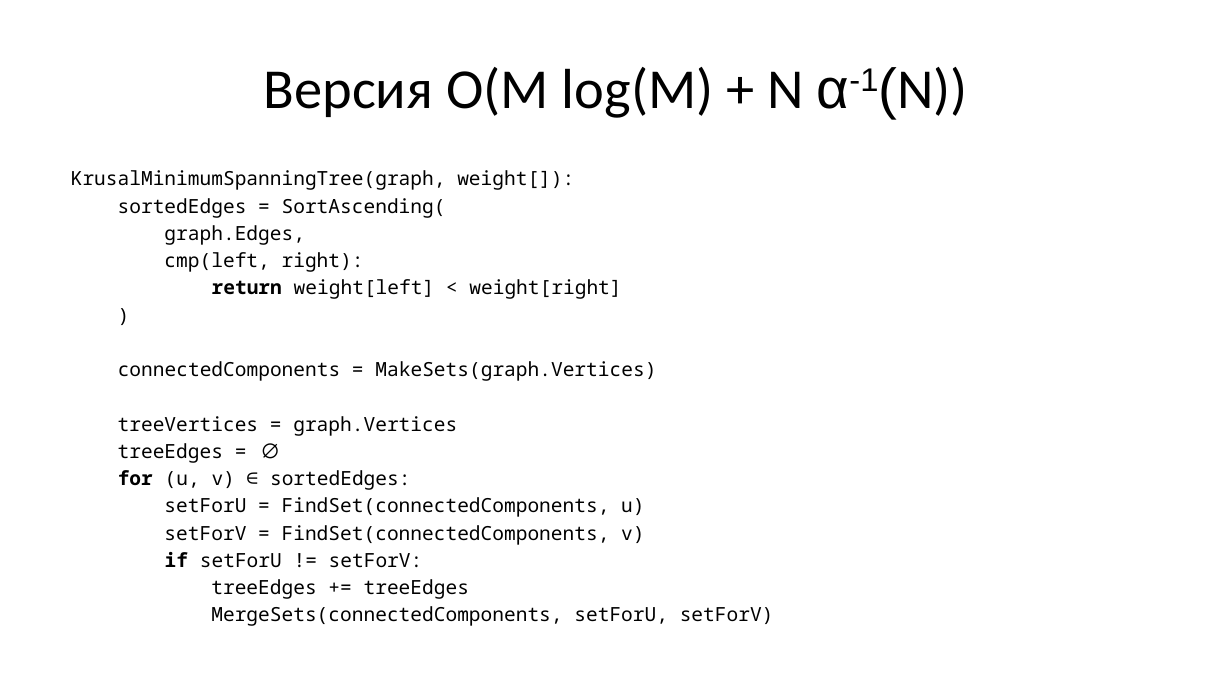
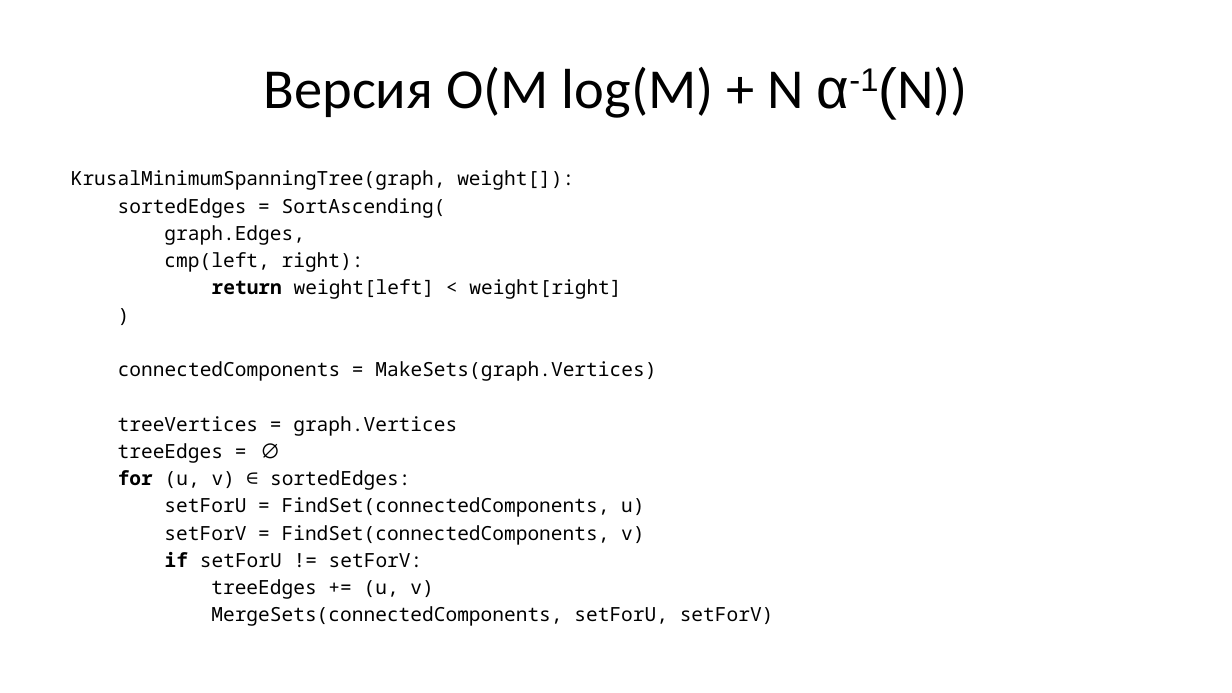
Before and after one commit to Evgueni-Petrov-aka-espetrov/Algorithms-and-Programming-in-C-pptx, a slide deck: slide 109 of 16 Обходы и каркасы графа.pptx. Drawn at 1232x693 pixels with LibreOffice and Linux fonts; fonts in the diff are those of the drawing. Boxes give left, top, right and bottom in pixels: in the first picture for what was removed or moved away, otherwise in the second. Text is boxed around its words. In the diff, an @@ line names an element or a change of style, - is before the commit and + after.

```diff
--- a/16 Обходы и каркасы графа.pptx
+++ b/16 Обходы и каркасы графа.pptx
@@ text at bbox=[211, 579, 433, 599]: text changed @@
-treeEdges += treeEdges
+treeEdges += (u, v)
```
Also in this commit, not shown: 16 other slides changed.
